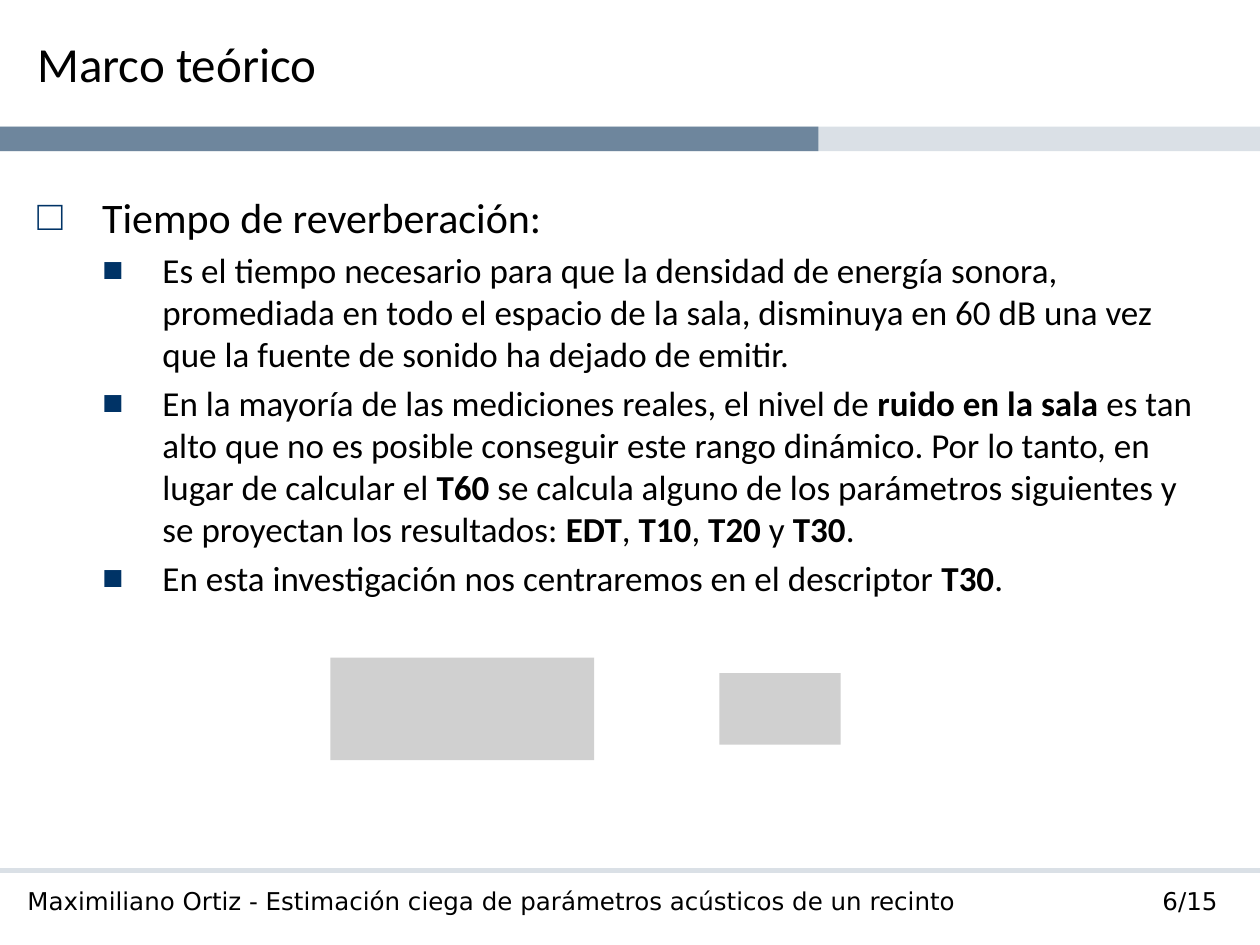
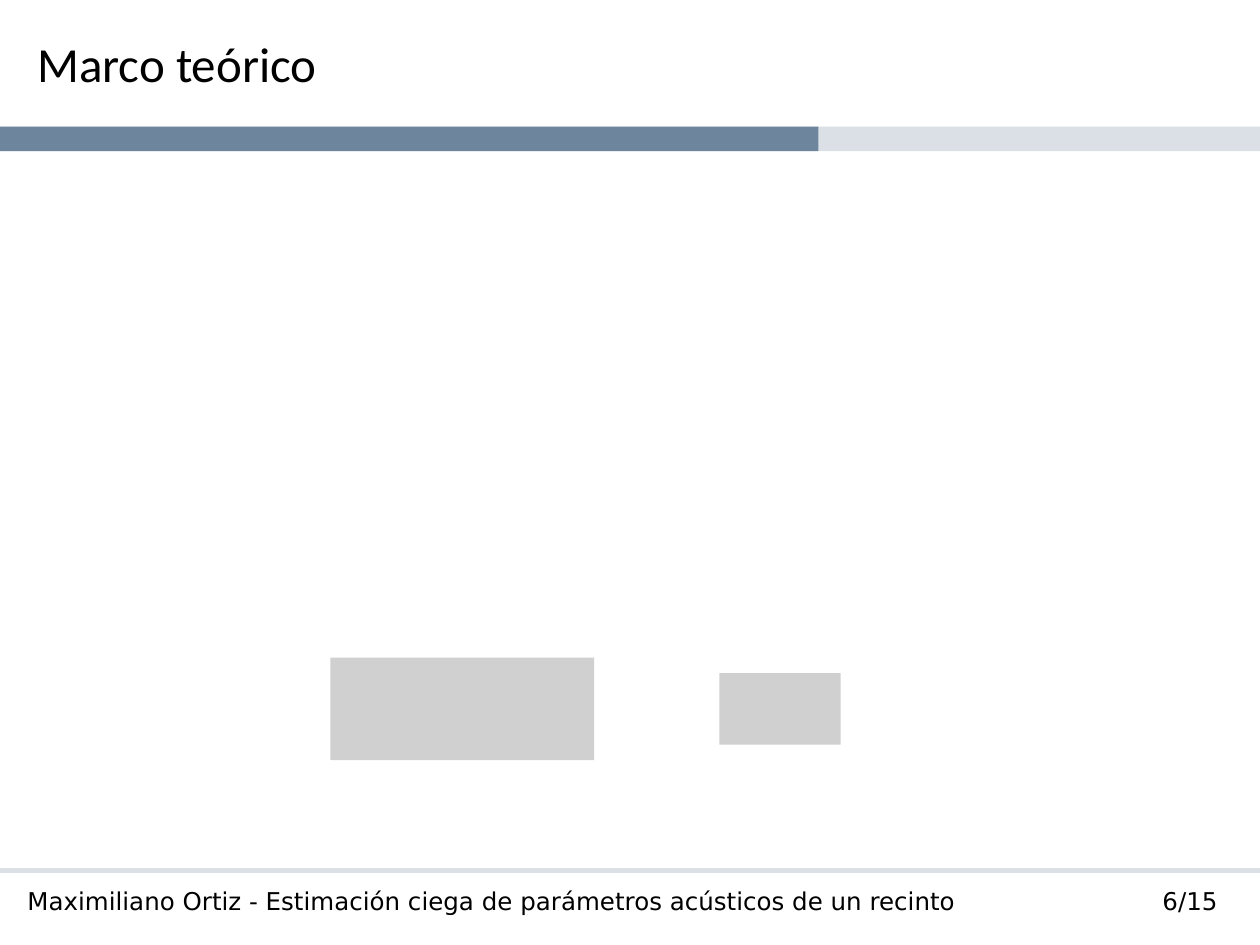
Before and after one commit to maxiaortiz22/thesis-report, a slide deck: slide 15 of Estimación ciega de parámetros acústicos de un recinto - Ortiz.pptx. Drawn at 1260x945 pixels with LibreOffice and Linux fonts; fonts in the diff are those of the drawing; grey boxes stand for pictures; background and template pictures are left out. Boxes give left, top, right and bottom in pixels: in the first picture for what was removed or moved away, otherwise in the second. Text is boxed around its words. In the diff, an @@ line names an element or a change of style, - is before the commit and + after.

```diff
--- a/Estimación ciega de parámetros acústicos de un recinto - Ortiz.pptx
+++ b/Estimación ciega de parámetros acústicos de un recinto - Ortiz.pptx
@@ text removed at [102, 203, 1192, 597] @@
-□ Tiempo de reverberación:
-  ■ Es el tiempo necesario para que la densidad de energía sonora, promediada en todo el espacio de la sala, disminuya en 60 dB una vez que la fuente de sonido ha dejado de emitir.
-  ■ En la mayoría de las mediciones reales, el nivel de ruido en la sala es tan alto que no es posible conseguir este rango dinámico. Por lo tanto, en lugar de calcular el T60 se calcula alguno de los parámetros siguientes y se proyectan los resultados: EDT, T10, T20 y T30.
-  ■ En esta investigación nos centraremos en el descriptor T30.
```
Also in this commit, not shown: 6 other slides changed, 11 slides added.
